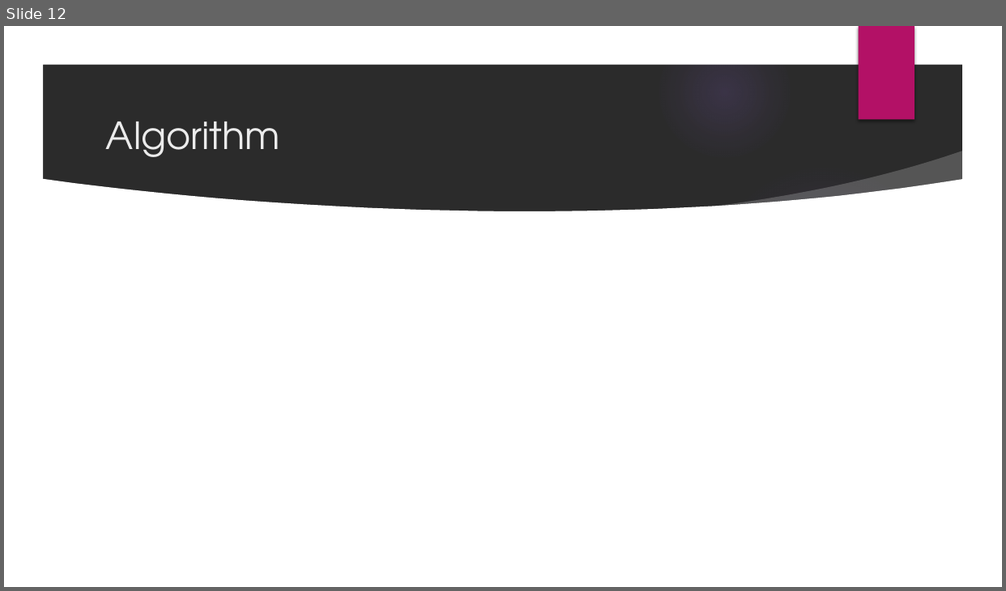
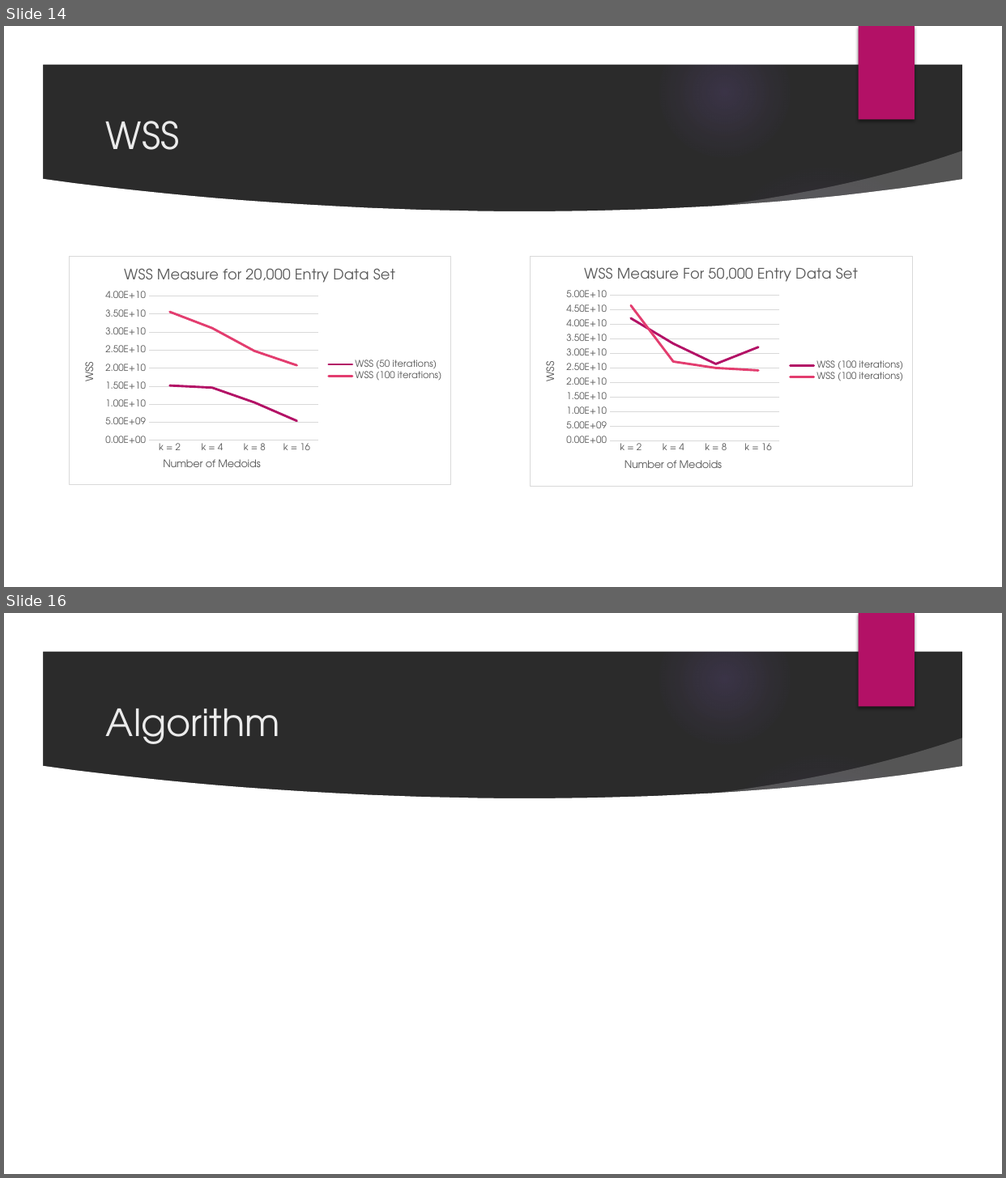
Before and after one commit to Austhyma/DataMining_Project, a slide deck: FinalPresentation.pptx. Shown one above the other, each under a label of ours: slide 12 before the commit, slides 14 and 16 after it; the slides between them are not shown. The pictures are 1006x591 and 1006x1178 pixels, drawn with LibreOffice and Linux fonts; fonts in the diff are those of the drawing; background and template pictures are left out; a plain dark background stands for a picture behind light text. Boxes give left, top, right and bottom in pixels: in the first picture for what was removed or moved away, otherwise in the second. Text is boxed around its words. In the diff, an @@ line names an element or a change of style, - is before the commit and + after.

Commit message:
presentation stuff

```diff
--- a/FinalPresentation.pptx
+++ b/FinalPresentation.pptx
@@ slide 14 added at (4,26,1002,587), background picture (left out); not listed: 9 template elements that a slide beside it also shows @@
@@ title added at (106,121,179,150), 36 pt, text #EBEBEB @@
+WSS
@@ line chart added at (68,256,451,485) @@
+title "WSS Measure for 20,000 Entry Data Set"
+categories: k = 2, k = 4, k = 8, k = 16
+WSS (50 iterations): 15000000000, 15000000000, 10000000000, 5000000000
+WSS (100 iterations): 36000000000, 31000000000, 25000000000, 21000000000
@@ line chart added at (530,256,913,486) @@
+title "WSS Measure For 50,000 Entry Data Set"
+categories: k = 2, k = 4, k = 8, k = 16
+WSS (100 iterations): 42000000000, 33000000000, 26000000000, 32000000000
+WSS (100 iterations): 46000000000, 27000000000, 25000000000, 24000000000
@@ what was slide 12 is now slide 16 @@
```
Also in this commit, not shown: 3 other slides added, 1 other file.
